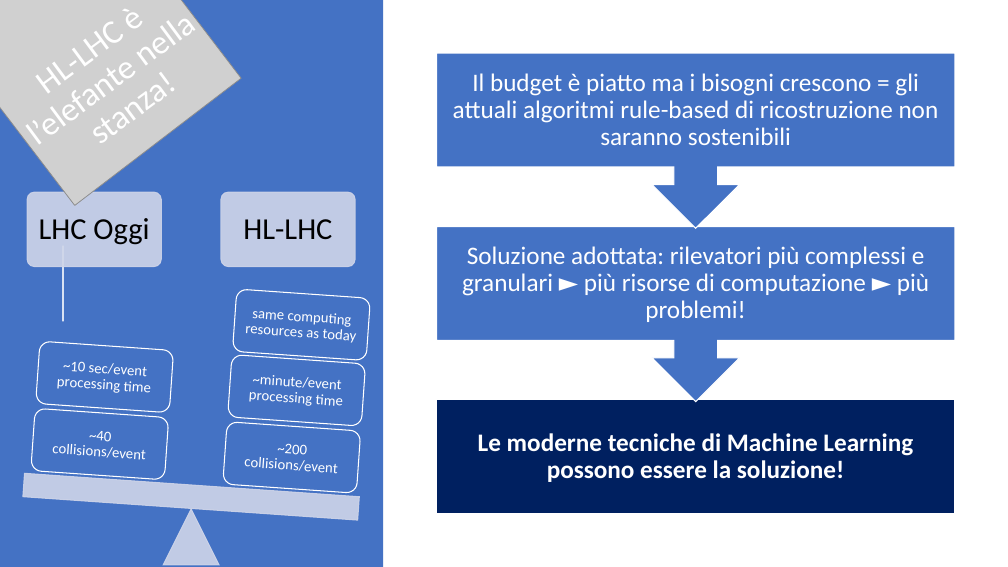
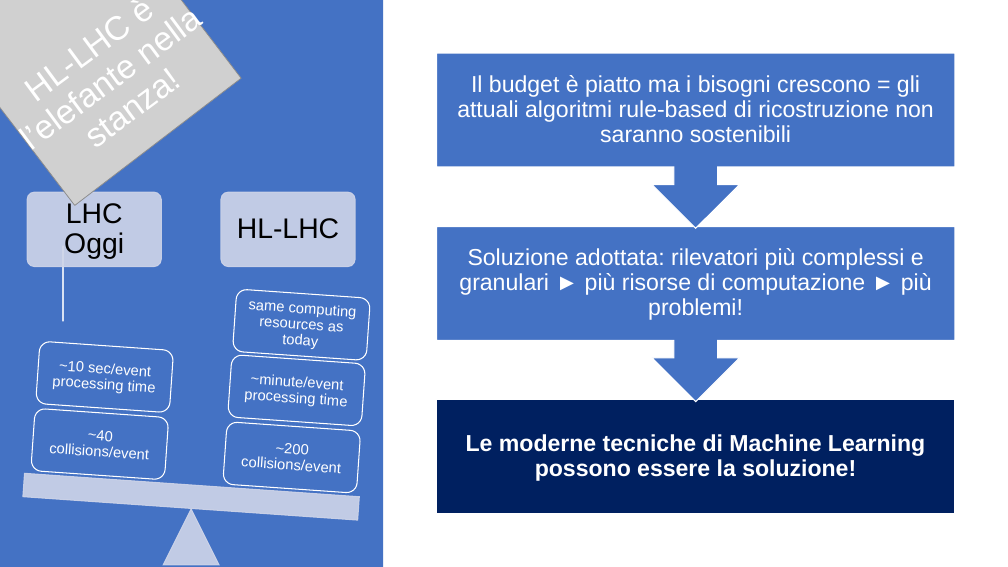
Before and after one commit to soldanoale/DataScience-HEP, a slide deck: slide 11 of Lezione 1.B - ML.pptx (slide 7 before the commit). Drawn at 1008x567 pixels with LibreOffice and Linux fonts; fonts in the diff are those of the drawing; grey boxes stand for pictures. Boxes give left, top, right and bottom in pixels: in the first picture for what was removed or moved away, otherwise in the second. Text is boxed around its words. In the diff, an @@ line names an element or a change of style, - is before the commit and + after.

```diff
--- a/Lezione 1.B - ML.pptx
+++ b/Lezione 1.B - ML.pptx
@@ size 24 to 22 pt, font Calibri to Arial in 3 elements at bbox=[466, 434, 925, 481], bbox=[459, 248, 932, 320], bbox=[457, 75, 933, 142] @@
@@ text "LHC Oggi" at bbox=[64, 201, 124, 259]: size 29 to 27 pt, font Calibri to Arial @@
@@ text "HL-LHC" at bbox=[237, 218, 339, 239]: size 29 to 27 pt, font Calibri to Arial @@
@@ font Calibri to Arial in 6 elements at bbox=[141, 4, 183, 41], bbox=[241, 456, 341, 474], bbox=[244, 374, 347, 407], bbox=[248, 301, 356, 349], bbox=[49, 443, 149, 460], bbox=[52, 361, 155, 394] @@
```
Also in this commit, not shown: 5 other slides changed, 4 slides added, 1 other file.
